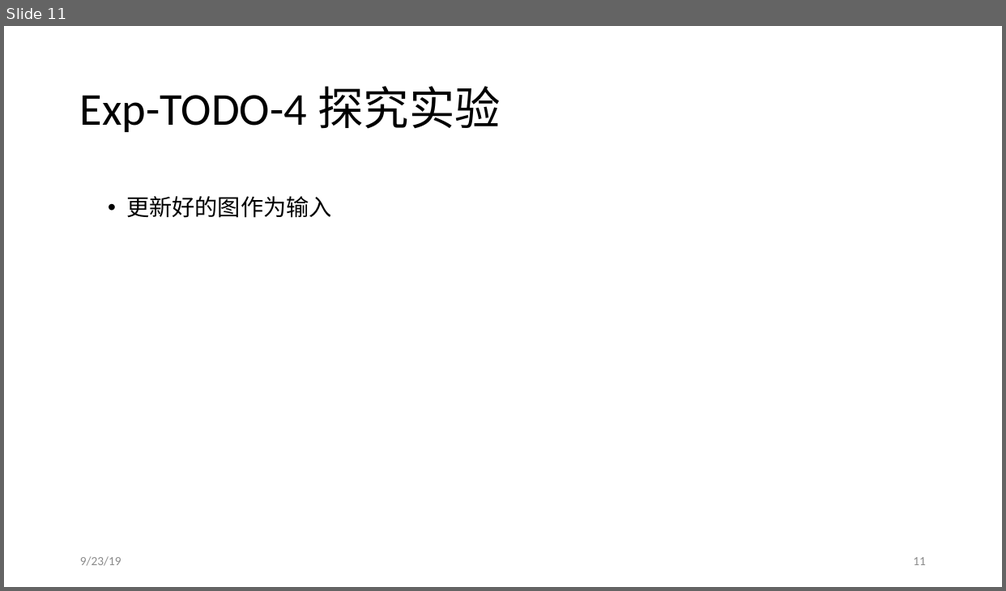
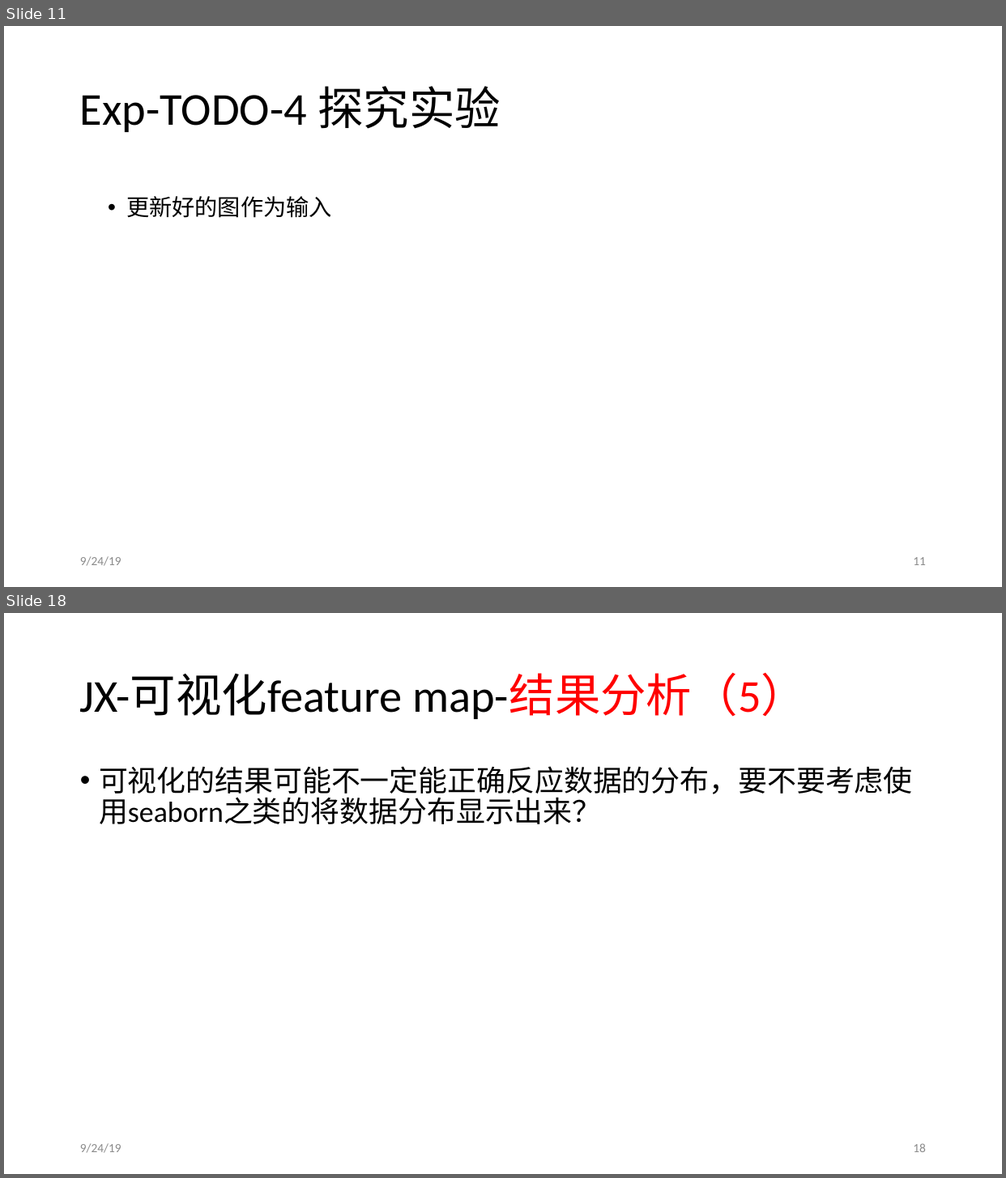
Before and after one commit to JiaxinZhuang/Interpretation, a slide deck: ppt/Interpretation-9-20.pptx. Shown one above the other, each under a label of ours: slide 11 before the commit, slides 11 and 18 after it; the slides between them are not shown. The pictures are 1006x591 and 1006x1178 pixels, drawn with LibreOffice and Linux fonts; fonts in the diff are those of the drawing. Boxes give left, top, right and bottom in pixels: in the first picture for what was removed or moved away, otherwise in the second. Text is boxed around its words. In the diff, an @@ line names an element or a change of style, - is before the commit and + after.

```diff
--- a/ppt/Interpretation-9-20.pptx
+++ b/ppt/Interpretation-9-20.pptx
@@ slide 18 added at bbox=[4, 613, 1002, 1174], background #FFFFFF @@
@@ title added at bbox=[80, 673, 807, 719], 44 pt, text #000000 @@
+JX-可视化feature map-结果分析（5）
@@ text added at bbox=[99, 766, 913, 824], 28 pt, text #000000 @@
+• 可视化的结果可能不一定能正确反应数据的分布，要不要考虑使用seaborn之类的将数据分布显示出来？
@@ text added at bbox=[80, 1144, 121, 1153], 12 pt, text #8C8C8C @@
+9/24/19
@@ page number added at bbox=[913, 1144, 926, 1152], 12 pt, text #8C8C8C @@
+18
@@ slide 11 changed as well @@
@@ text at bbox=[80, 557, 121, 566]: text changed @@
-9/23/19
+9/24/19
```
Also in this commit, not shown: 12 other slides changed, 5 other slides added, 6 other files.
